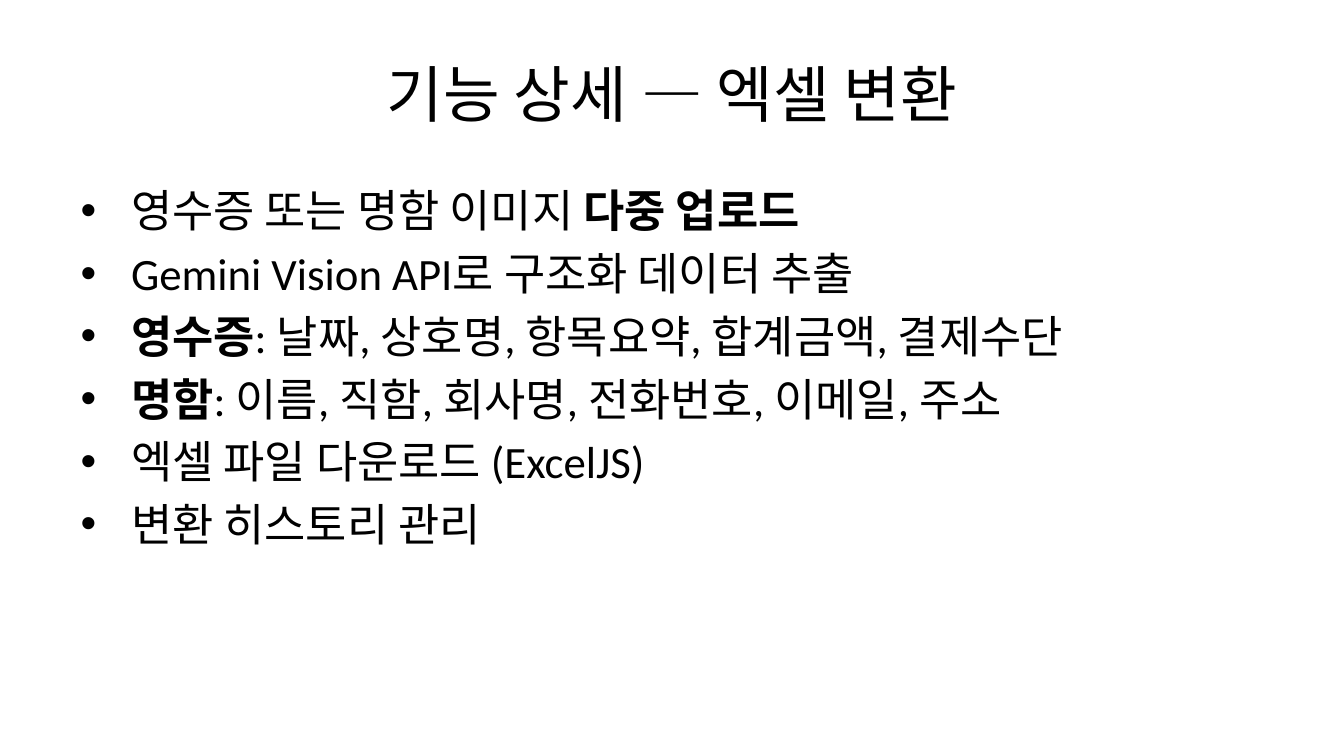
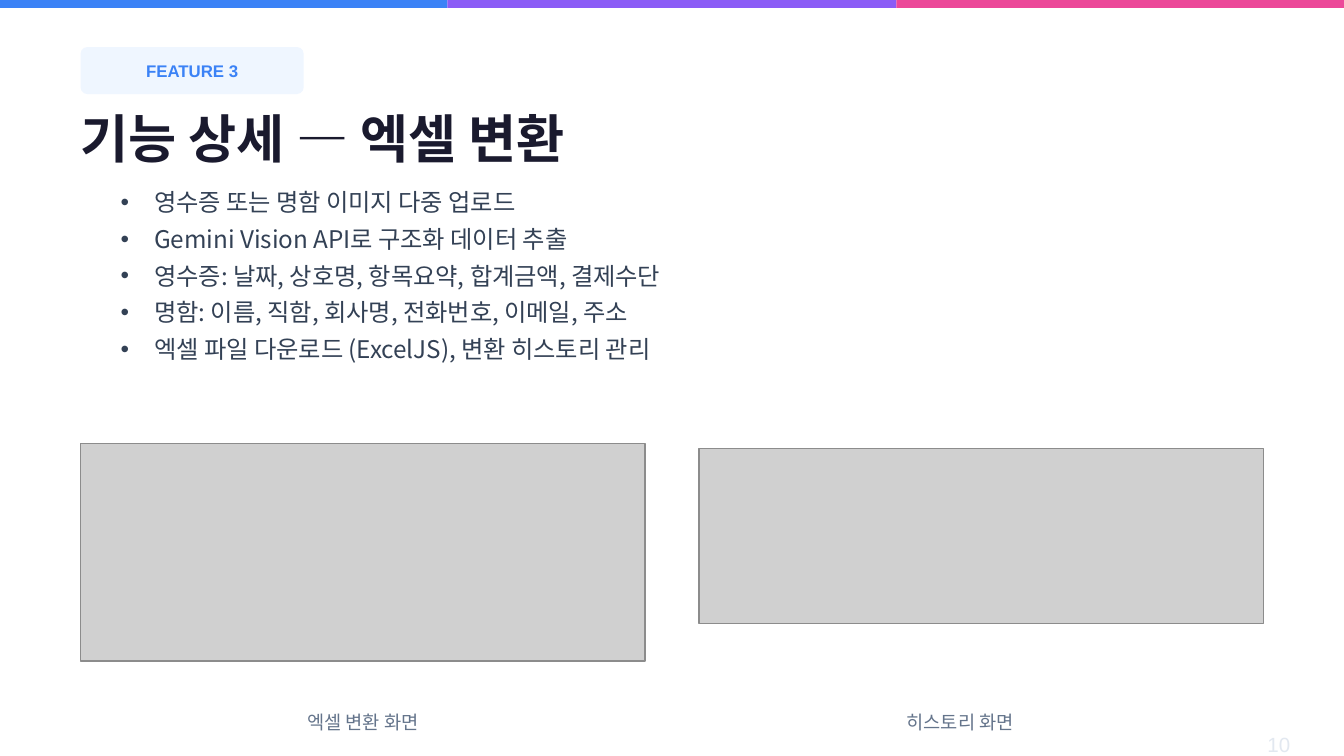
Before and after one commit to shinysky73/ai-worker, a slide deck: slide 10 of docs/REPORT_SLIDES.pptx. Drawn at 1344x756 pixels with LibreOffice and Linux fonts; fonts in the diff are those of the drawing; grey boxes stand for pictures. Boxes give left, top, right and bottom in pixels: in the first picture for what was removed or moved away, otherwise in the second. Text is boxed around its words. In the diff, an @@ line names an element or a change of style, - is before the commit and + after.

```diff
--- a/docs/REPORT_SLIDES.pptx
+++ b/docs/REPORT_SLIDES.pptx
@@ rectangle added at (0,0,448,8), fill #3B82F6 @@
@@ rectangle added at (448,0,896,8), fill #8B5CF6 @@
@@ rectangle added at (896,0,1344,8), fill #EC4899 @@
@@ rounded rectangle added at (81,47,304,94), fill #EFF6FF @@
@@ text added at (146,65,238,77), 9 pt, text #3B82F6, bold @@
+FEATURE 3
@@ text "기능 상세 — 엑셀 변환": place and size @@
-text "기능 상세 — 엑셀 변환" at (387,66,957,122)
+text "기능 상세 — 엑셀 변환" at (81,114,564,163)
@@ text "기능 상세 — 엑셀 변환" at (81,114,564,163): size 33 to 28 pt, font Calibri to Noto Sans CJK KR, text colour #000000 to #1A1A2E, bold on; alignment centre to left @@
@@ text "영수증 또는 명함 이미지 다중 ...": place and size @@
-text "영수증 또는 명함 이미지 다중 ..." at (131,189,1063,545)
+text "영수증 또는 명함 이미지 다중 ..." at (154,190,660,363)
@@ text "영수증 또는 명함 이미지 다중 ..." at (154,190,660,363): vertical alignment top to middle @@
@@ text at (154,190,660,326): size 24 to 13 pt, font Calibri to Noto Sans CJK KR, text colour #000000 to #334155 in "영수증 또는 명함 이미지 다중 업로드", "Gemini Vision API로 구조화 데이터 추출", "영수증: 날짜, 상호명, 항목요약, 합계금액, 결제수단", "명함: 이름, 직함, 회사명, 전화번호, 이메일, 주소"; bold off in "다중 업로드", "영수증:", "명함:"; indent changed @@
@@ text at (154,338,651,363): text changed; size 24 to 13 pt; font Calibri to Noto Sans CJK KR; text colour #000000 to #334155 @@
-• 엑셀 파일 다운로드 (ExcelJS)
-• 변환 히스토리 관리
+• 엑셀 파일 다운로드 (ExcelJS), 변환 히스토리 관리
@@ picture added at (81,444,645,661) @@
@@ picture added at (699,449,1263,624) @@
@@ text added at (307,713,418,731), 10 pt, text #64748B @@
+엑셀 변환 화면
@@ text added at (907,713,1013,731), 10 pt, text #64748B @@
+히스토리 화면
```
Also in this commit, not shown: 15 other slides changed, 2 slides added, 1 slide removed, 1 other file.
